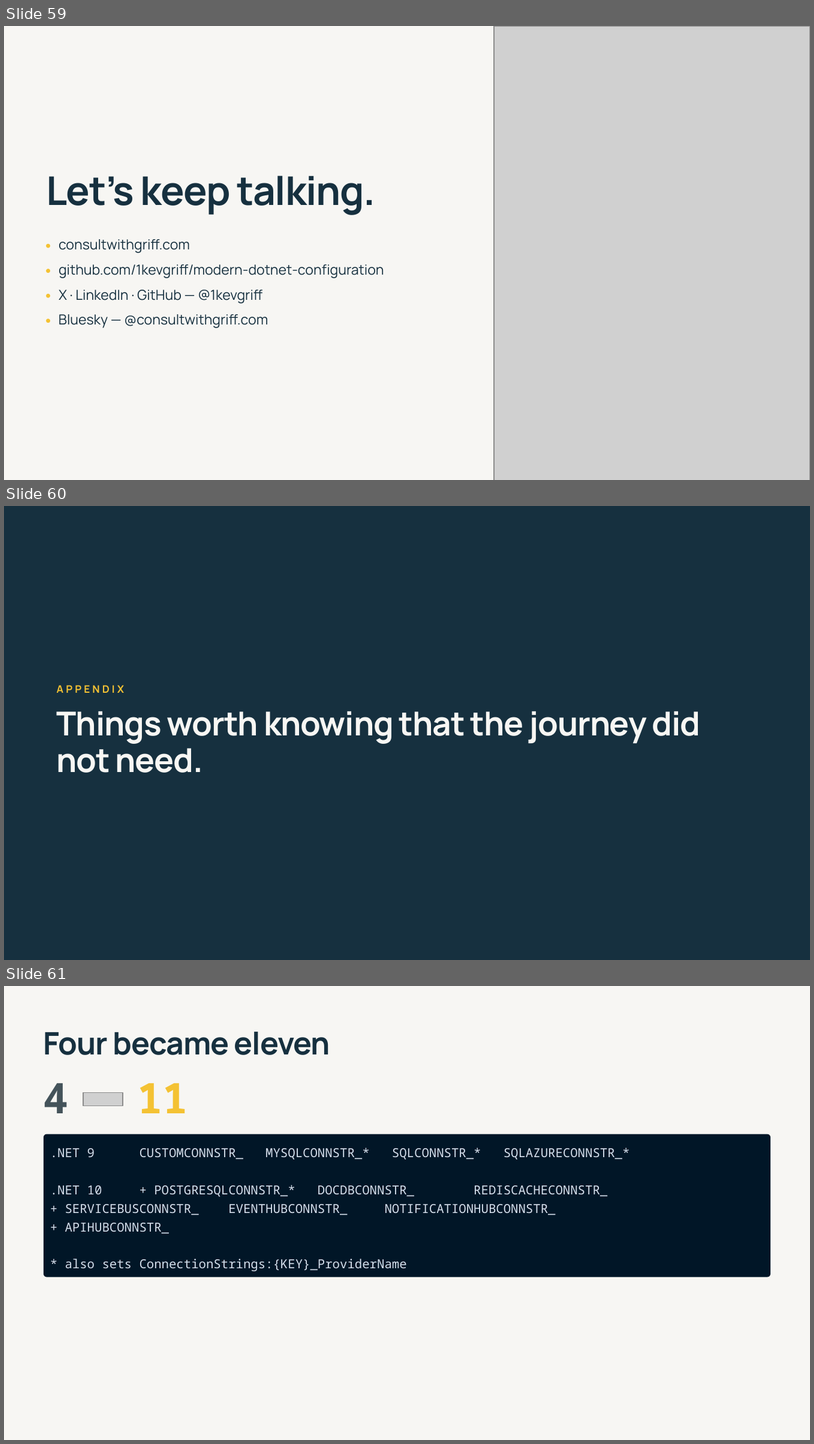
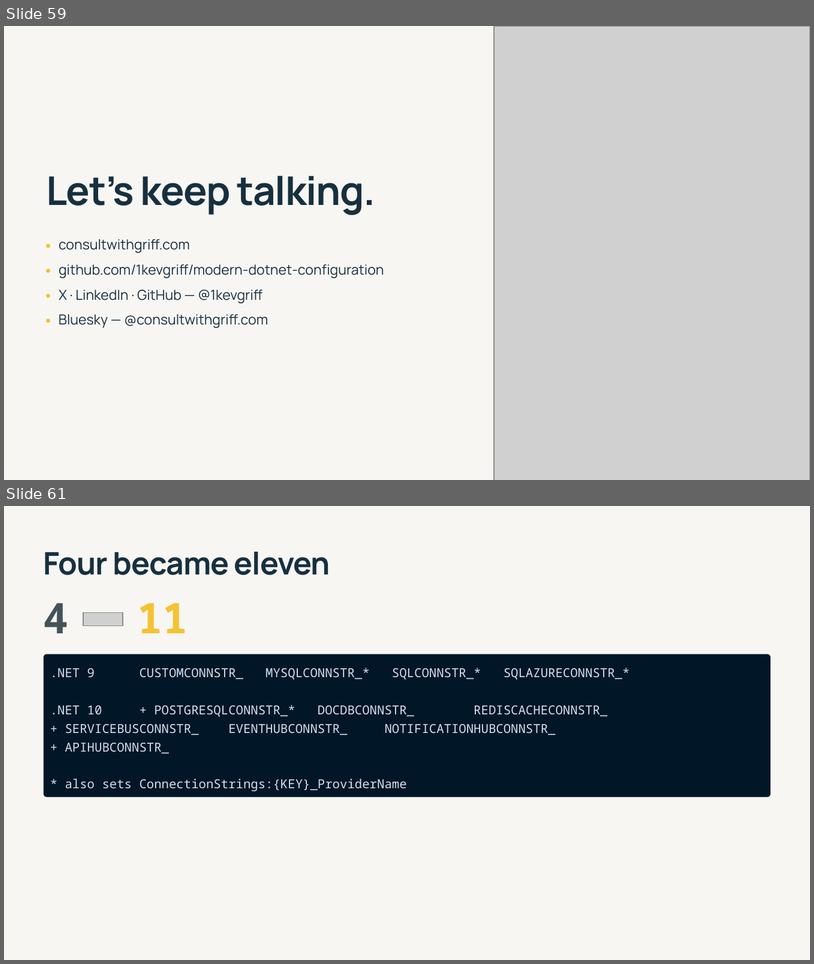
Before and after one commit to 1kevgriff/modern-dotnet-configuration, a slide deck: slides/modern-dotnet-configuration.pptx. Shown one above the other, each under a label of ours: slides 59, 60 and 61 before the commit, slides 59 and 61 after it; the slides between them are not shown. The pictures are 814x1444 and 814x964 pixels, drawn with LibreOffice and Linux fonts; fonts in the diff are those of the drawing; grey boxes stand for pictures. Boxes give left, top, right and bottom in pixels: in the first picture for what was removed or moved away, otherwise in the second. Text is boxed around its words. In the diff, an @@ line names an element or a change of style, - is before the commit and + after.

```diff
--- a/slides/modern-dotnet-configuration.pptx
+++ b/slides/modern-dotnet-configuration.pptx
@@ slide 60 removed at [4,506,810,960], background #FFFFFF @@
@@ rectangle removed at [4,506,810,960] @@
@@ text removed at [57,685,124,693] @@
-APPENDIX
@@ text removed at [57,711,701,772] @@
-Things worth knowing that the journey did not need.
```
Also in this commit, not shown: 10 slides changed, 3 slides added, 2 other slides removed, 5 other files.
